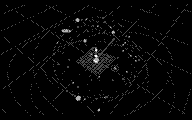
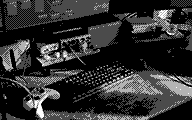
Layer changes from the first 192 × 120 image to the second:
added layer "0077" in group "Group 1" over [0, 0, 192, 120]
